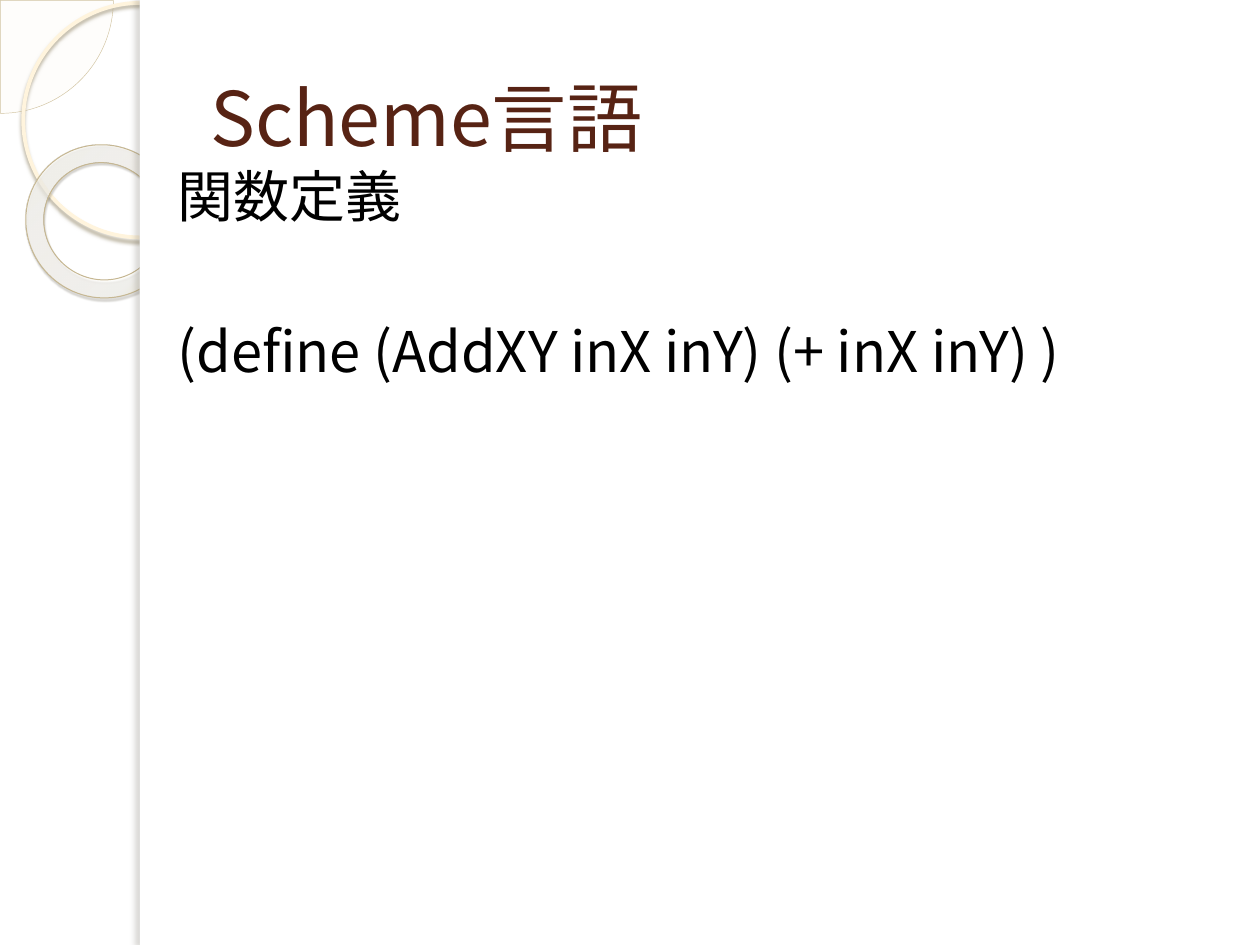
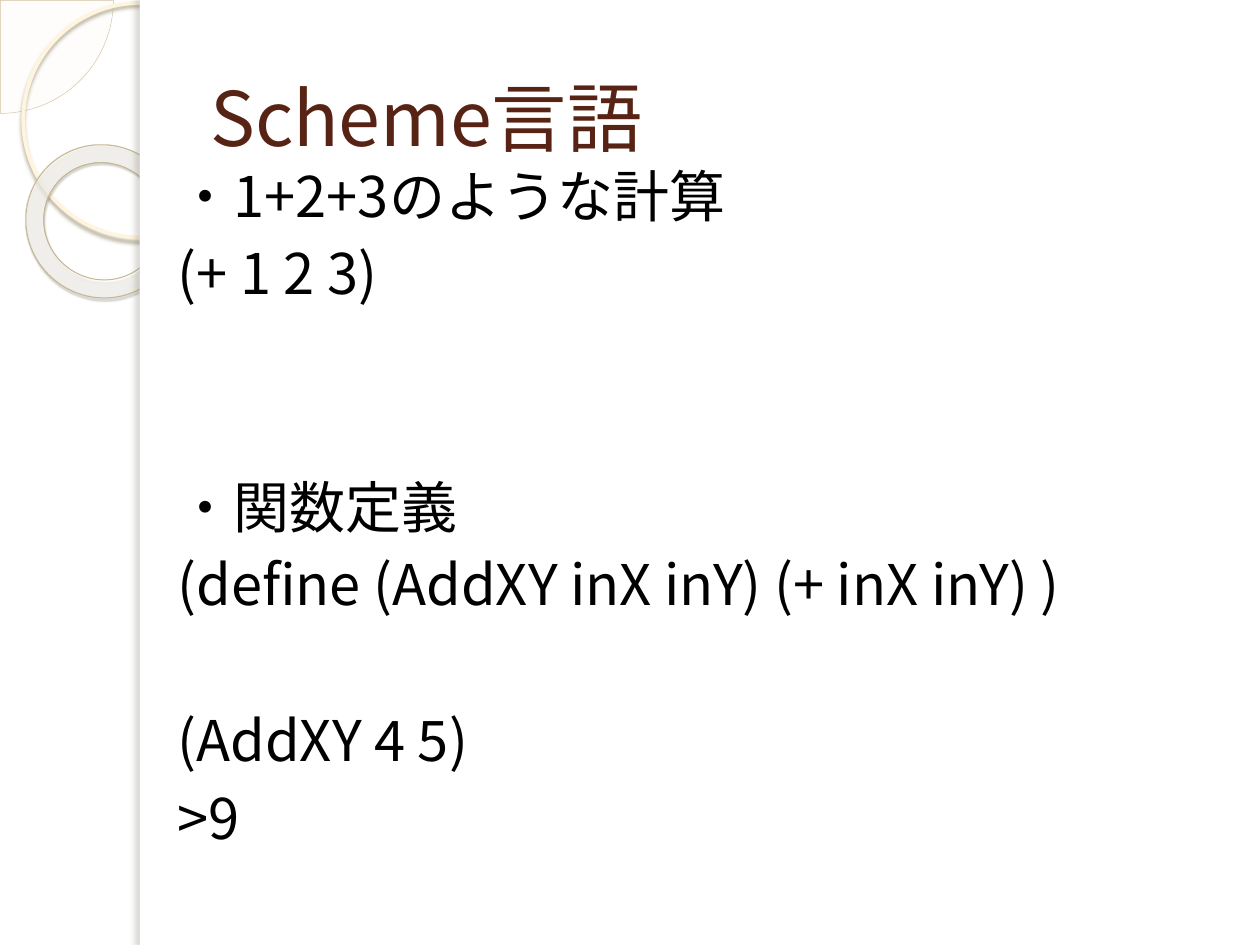
Before and after one commit to yuridonus/FEstudy, a slide deck: slide 16 of gimp2.pptx (slide 15 before the commit). Drawn at 1260x945 pixels with LibreOffice and Linux fonts; fonts in the diff are those of the drawing; background and template pictures are left out. Boxes give left, top, right and bottom in pixels: in the first picture for what was removed or moved away, otherwise in the second. Text is boxed around its words. In the diff, an @@ line names an element or a change of style, - is before the commit and + after.

```diff
--- a/gimp2.pptx
+++ b/gimp2.pptx
@@ text at (177,169,725,533): text changed @@
-関数定義
+・1+2+3のような計算
+(+ 1 2 3)
+・関数定義
@@ text at (177,715,468,840): paragraphs added @@
+(AddXY 4 5)
+>9
```
Also in this commit, not shown: 10 other slides changed, 5 slides added, 2 slides removed, 3 other files.
